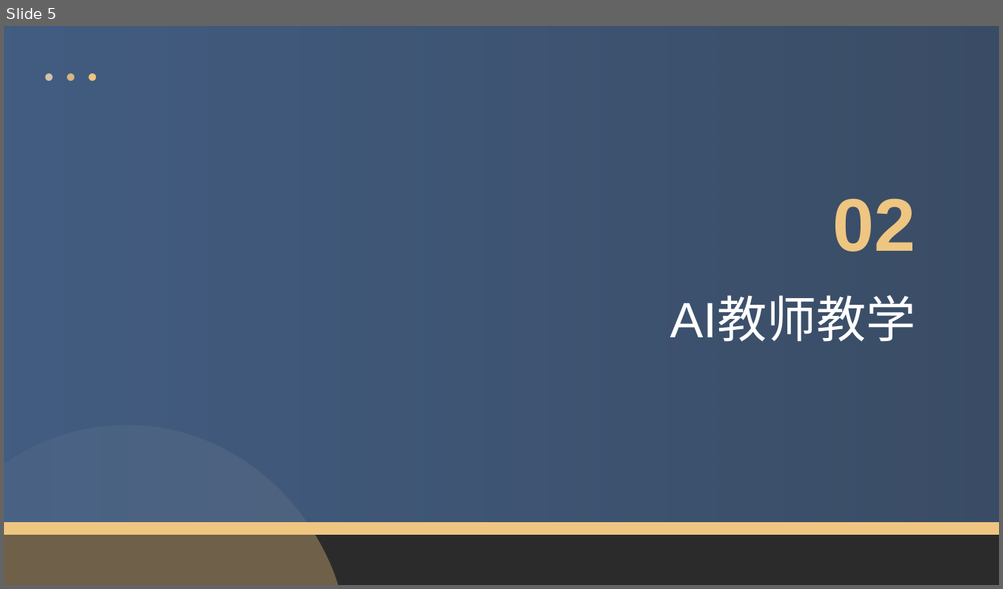
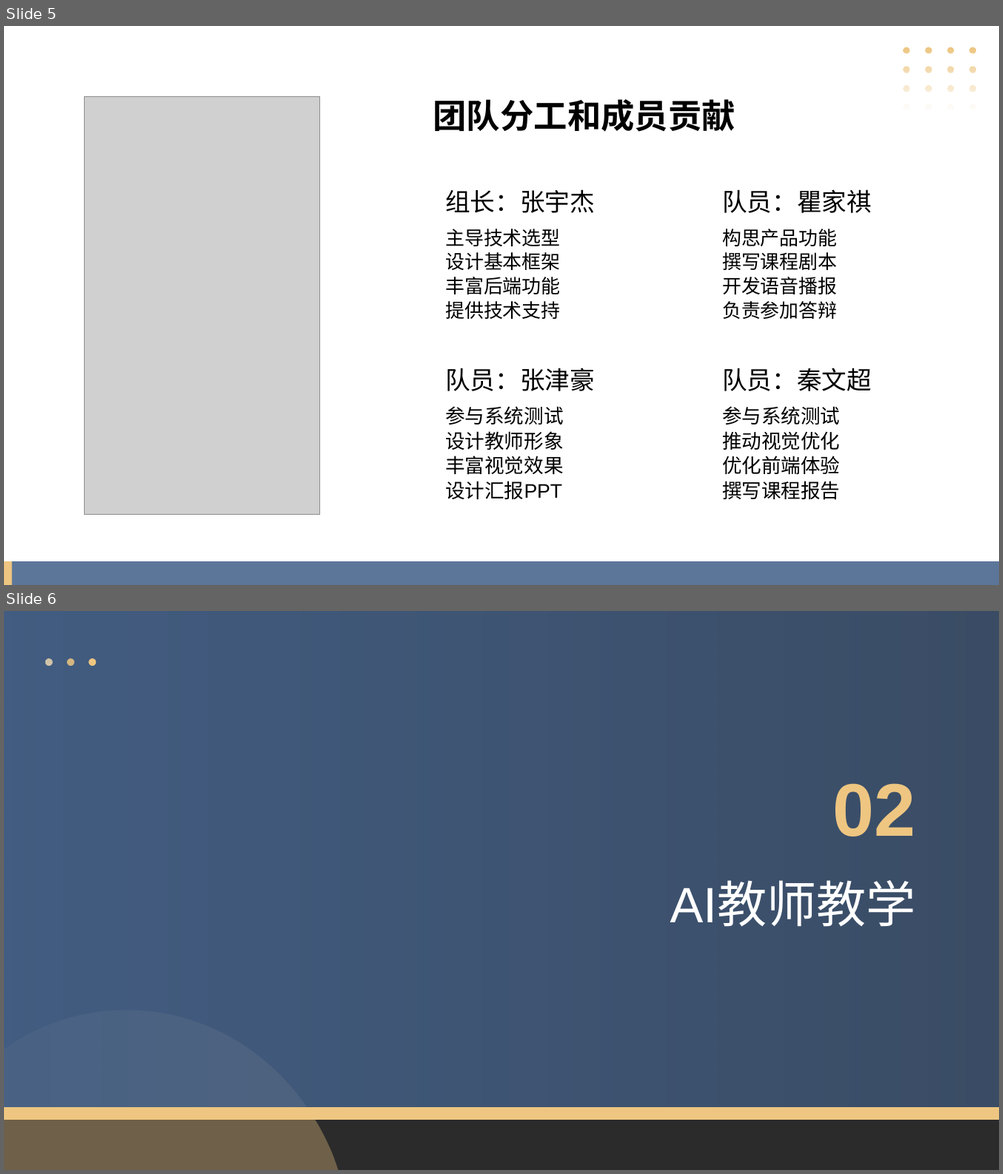
Before and after one commit to xiangsurener/zhengjingxuexipingtai, a slide deck: PPT/AI学习平台项目介绍.pptx. Shown one above the other, each under a label of ours: slide 5 before the commit, slides 5 and 6 after it. The pictures are 1003x589 and 1003x1174 pixels, drawn with LibreOffice and Linux fonts; fonts in the diff are those of the drawing; grey boxes stand for pictures; background and template pictures are left out; a plain dark background stands for a picture behind light text. Boxes give left, top, right and bottom in pixels: in the first picture for what was removed or moved away, otherwise in the second. Text is boxed around its words. In the diff, an @@ line names an element or a change of style, - is before the commit and + after.

Commit message:
汇报内容修改

```diff
--- a/PPT/AI学习平台项目介绍.pptx
+++ b/PPT/AI学习平台项目介绍.pptx
@@ slide 5 added at [4,26,999,585], background #FFFFFF @@
@@ freeform shape added at [903,47,976,110], fill gradient #EEC681 @@
@@ picture added at [84,96,320,515] @@
@@ title added at [433,99,735,132], 32.4 pt, text #000000, bold @@
+团队分工和成员贡献
@@ text added at [445,190,595,213], 24 pt, text #000000 @@
+组长：张宇杰
@@ text added at [722,190,871,213], 24 pt, text #000000 @@
+队员：瞿家祺
@@ text added at [445,229,560,319], 18.5 pt, text #000000 @@
+主导技术选型
+设计基本框架
+丰富后端功能
+提供技术支持
@@ text added at [722,229,836,319], 18.5 pt, text #000000 @@
+构思产品功能
+撰写课程剧本
+开发语音播报
+负责参加答辩
@@ text added at [445,368,595,392], 24 pt, text #000000 @@
+队员：张津豪
@@ text added at [722,368,871,392], 24 pt, text #000000 @@
+队员：秦文超
@@ text added at [445,406,563,500], 19 pt, text #000000 @@
+参与系统测试
+设计教师形象
+丰富视觉效果
+设计汇报PPT
@@ text added at [722,406,839,500], 19 pt, text #000000 @@
+参与系统测试
+推动视觉优化
+优化前端体验
+撰写课程报告
@@ rectangle added at [5,562,13,585], fill #EEC681 @@
@@ rectangle added at [11,562,999,585], fill #46648D at 88% opacity @@
@@ what was slide 5 is now slide 6 @@
```
Also in this commit, not shown: 1 slide changed, 1 other file.
